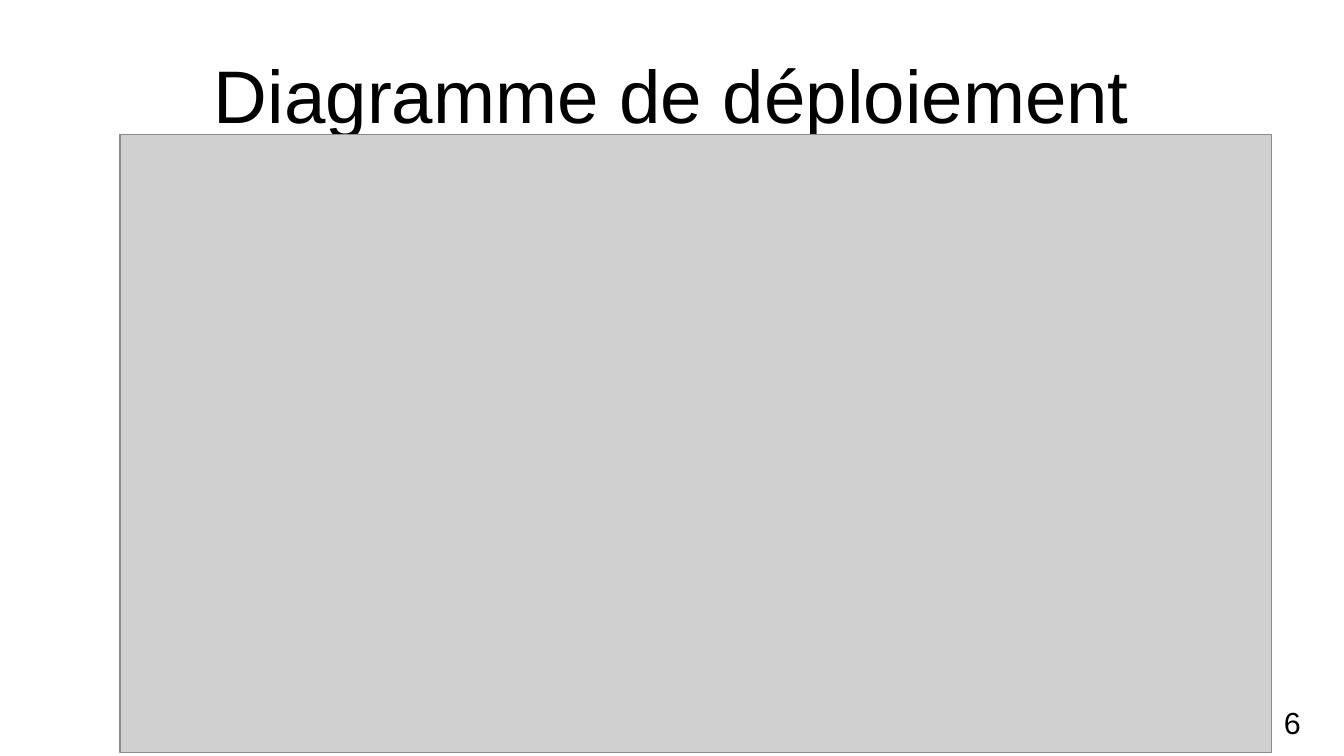
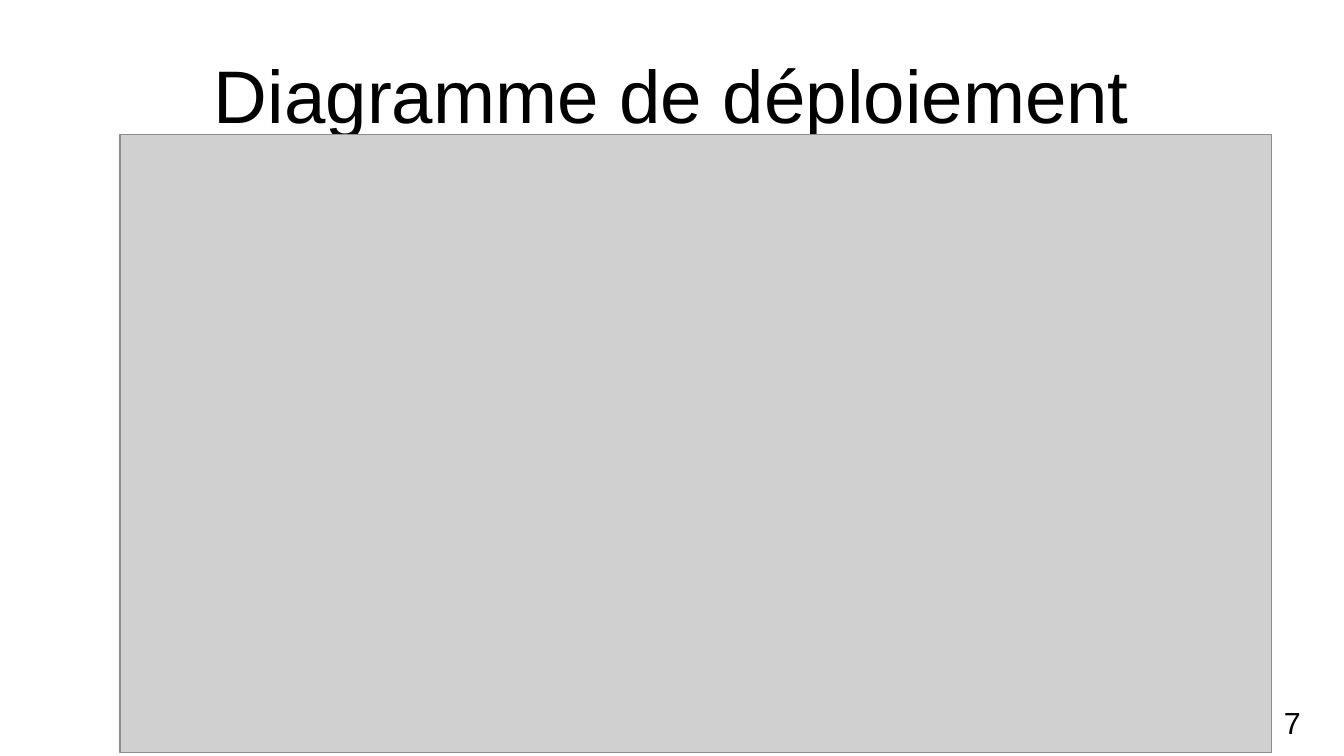
Before and after one commit to RaphaelTep/Projet-Serre, a slide deck: slide 7 of Presentation_Projet_Serre.odp (slide 6 before the commit). Drawn at 1344x756 pixels with LibreOffice and Linux fonts; fonts in the diff are those of the drawing; grey boxes stand for pictures. Boxes give left, top, right and bottom in pixels: in the first picture for what was removed or moved away, otherwise in the second. Text is boxed around its words. In the diff, an @@ line names an element or a change of style, - is before the commit and + after.

```diff
--- a/Presentation_Projet_Serre.odp
+++ b/Presentation_Projet_Serre.odp
@@ text at bbox=[1284, 713, 1301, 734]: text changed @@
-6
+7
```
Also in this commit, not shown: 1 other slide changed, 1 slide added.
